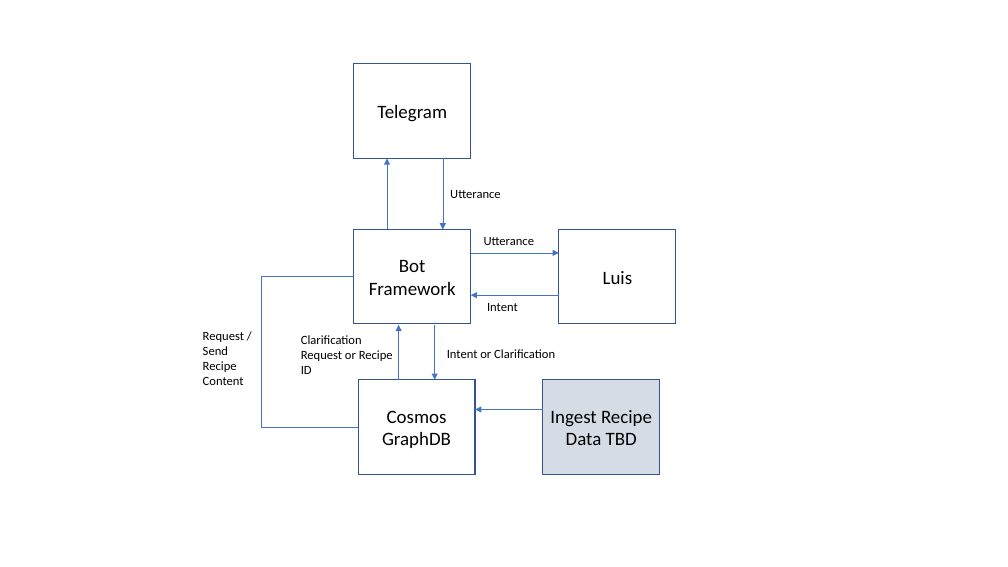
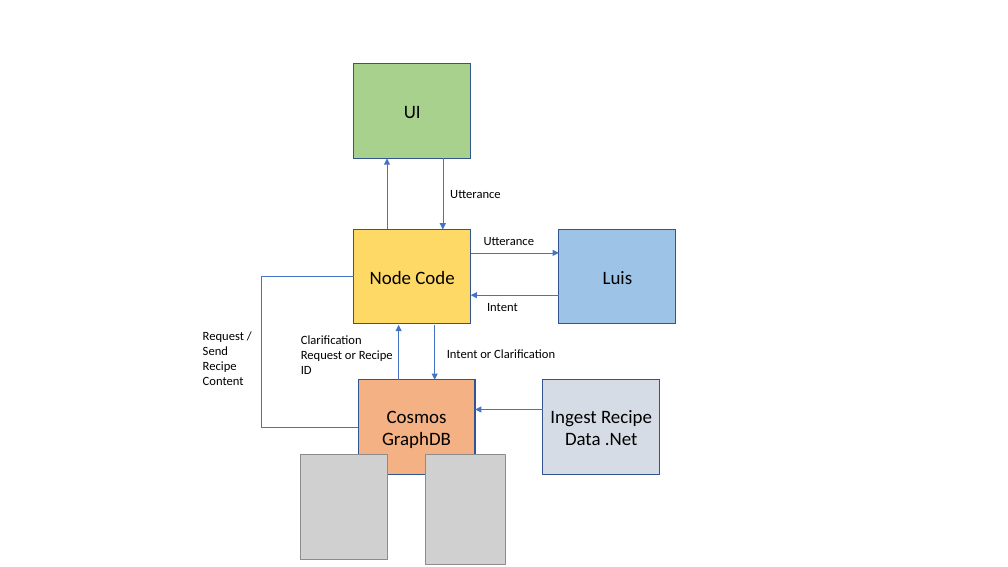
Before and after one commit to RossTapps/GraphBot, a slide deck: slide 1 of SolutionArch.pptx. Drawn at 1008x567 pixels with LibreOffice and Linux fonts; fonts in the diff are those of the drawing; grey boxes stand for pictures. Boxes give left, top, right and bottom in pixels: in the first picture for what was removed or moved away, otherwise in the second. Text is boxed around its words. In the diff, an @@ line names an element or a change of style, - is before the commit and + after.

```diff
--- a/SolutionArch.pptx
+++ b/SolutionArch.pptx
@@ rectangle "UI" at bbox=[354, 64, 471, 159]: fill none to #A9D18E @@
@@ text in rectangle at bbox=[404, 106, 421, 118]: text changed @@
-Telegram
+UI
@@ rectangle "Node Code" at bbox=[354, 230, 471, 324]: fill none to #FFD966 @@
@@ rectangle "Luis" at bbox=[559, 230, 676, 324]: fill none to #9DC3E6 @@
@@ text in rectangle at bbox=[370, 271, 454, 284]: text changed @@
-Bot Framework
+Node Code
@@ rectangle "Cosmos GraphDB" at bbox=[358, 380, 476, 474]: fill none to #F4B183 @@
@@ text in rectangle at bbox=[550, 410, 652, 445]: text changed @@
-Ingest Recipe Data TBD
+Ingest Recipe Data .Net
@@ picture added at bbox=[300, 454, 388, 560] @@
@@ picture added at bbox=[425, 454, 505, 565] @@
```
